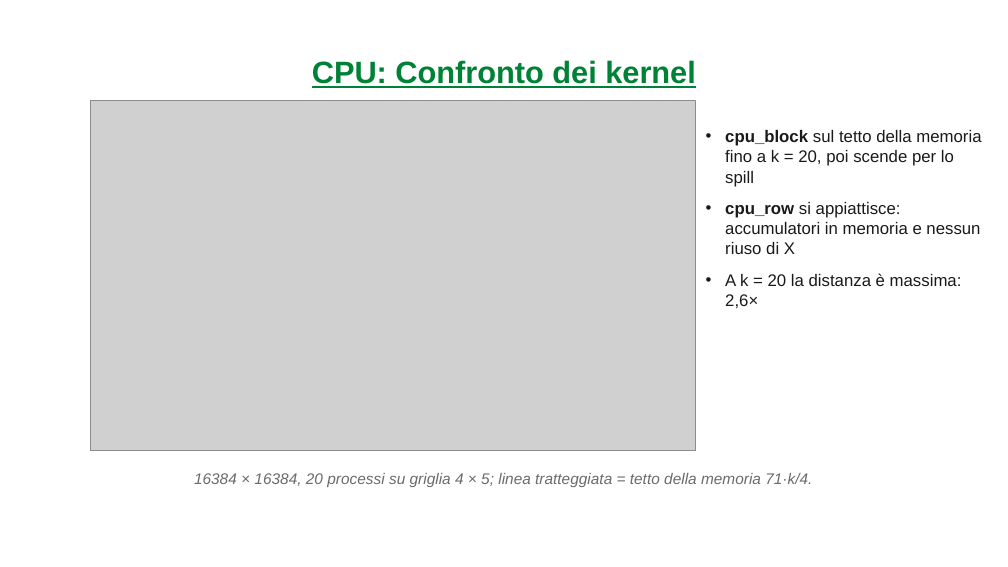
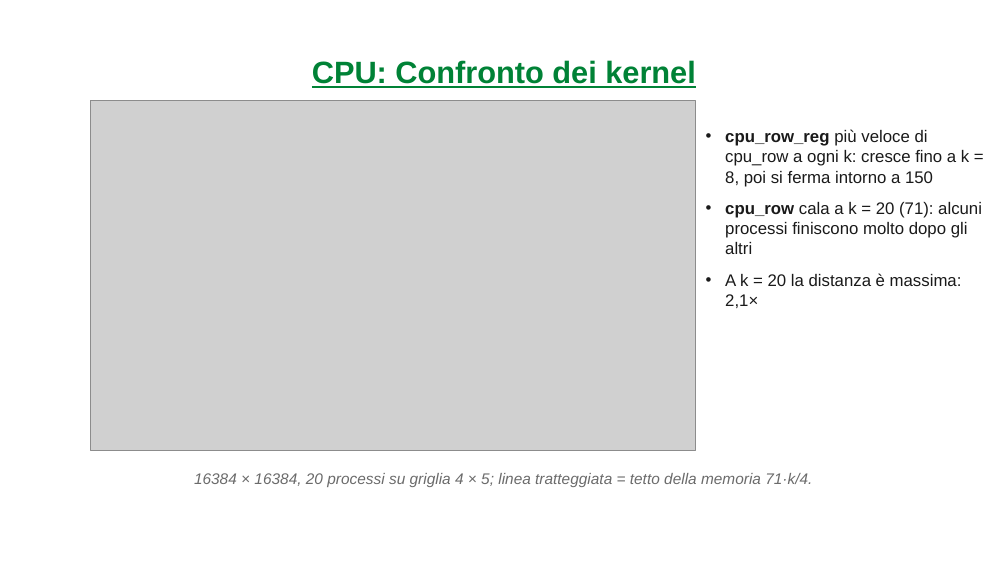
Before and after one commit to carloni2021/SCPA, a slide deck: slide 73 of relazione/presentazione/SCPA_Presentazione_Carloni.pptx. Drawn at 1008x567 pixels with LibreOffice and Linux fonts; fonts in the diff are those of the drawing; grey boxes stand for pictures; background and template pictures are left out. Boxes give left, top, right and bottom in pixels: in the first picture for what was removed or moved away, otherwise in the second. Text is boxed around its words. In the diff, an @@ line names an element or a change of style, - is before the commit and + after.

```diff
--- a/relazione/presentazione/SCPA_Presentazione_Carloni.pptx
+++ b/relazione/presentazione/SCPA_Presentazione_Carloni.pptx
@@ text at bbox=[725, 129, 982, 308]: text changed @@
-• cpu_block sul tetto della memoria fino a k = 20, poi scende per lo spill
-• cpu_row si appiattisce: accumulatori in memoria e nessun riuso di X
-• A k = 20 la distanza è massima: 2,6×
+• cpu_row_reg più veloce di cpu_row a ogni k: cresce fino a k = 8, poi si ferma intorno a 150
+• cpu_row cala a k = 20 (71): alcuni processi finiscono molto dopo gli altri
+• A k = 20 la distanza è massima: 2,1×
```
Also in this commit, not shown: 33 other slides changed, 4 slides added, 8 slides removed, 33 other files.
